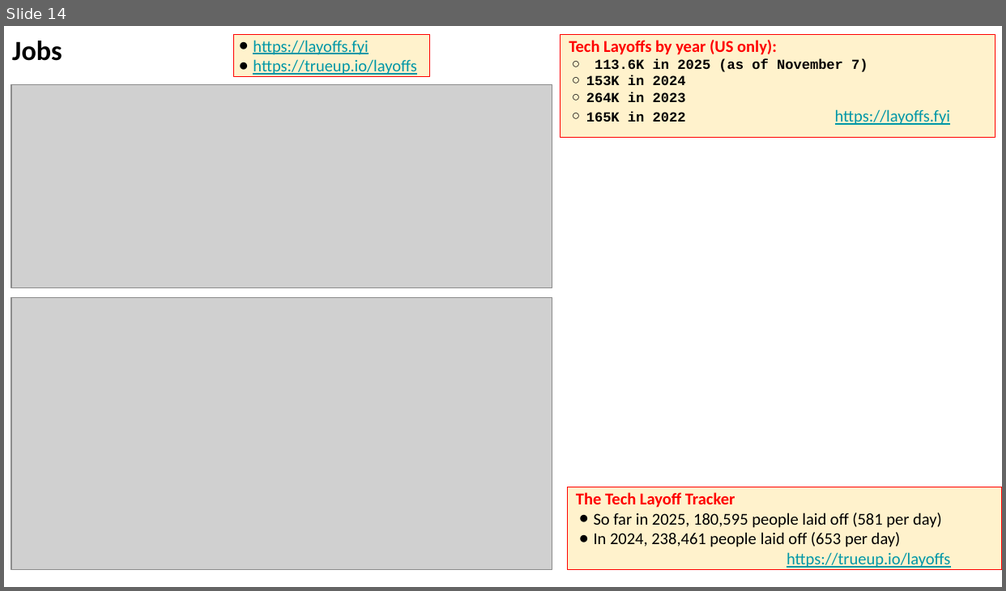
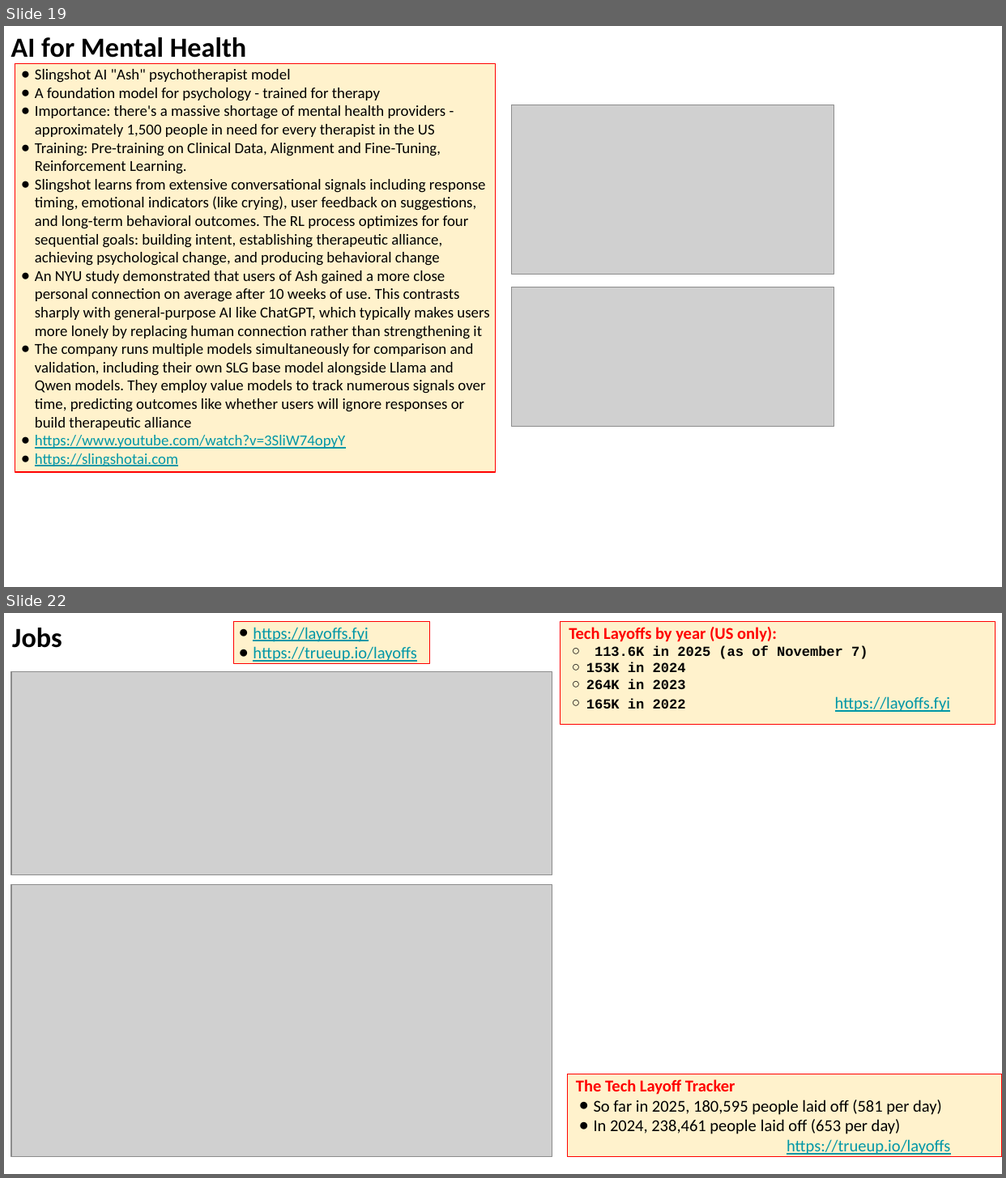
Before and after one commit to lselector/seminar, a slide deck: 2025/2025-11-14-AI-Updates.pptx. Shown one above the other, each under a label of ours: slide 14 before the commit, slides 19 and 22 after it; the slides between them are not shown. The pictures are 1006x591 and 1006x1178 pixels, drawn with LibreOffice and Linux fonts; fonts in the diff are those of the drawing; grey boxes stand for pictures. Boxes give left, top, right and bottom in pixels: in the first picture for what was removed or moved away, otherwise in the second. Text is boxed around its words. In the diff, an @@ line names an element or a change of style, - is before the commit and + after.

```diff
--- a/2025/2025-11-14-AI-Updates.pptx
+++ b/2025/2025-11-14-AI-Updates.pptx
@@ slide 19 added at box(4, 26, 1002, 587), background #FFFFFF @@
@@ text added at box(11, 37, 246, 64), 20 pt, text #000000, bold @@
+AI for Mental Health
@@ rectangle added at box(15, 64, 495, 472), fill #FFF2CC, outline #FF0000 0.75 pt, 11 pt, text #000000 @@
+● Slingshot AI "Ash" psychotherapist model
+● A foundation model for psychology - trained for therapy
+● Importance: there's a massive shortage of mental health providers - approximately 1,500 people in need for every therapist in the US
+● Training: Pre-training on Clinical Data, Alignment and Fine-Tuning, Reinforcement Learning.
+● Slingshot learns from extensive conversational signals including response timing, emotional indicators (like crying), user feedback on suggestions, and long-term behavioral outcomes. The RL process optimizes for four sequential goals: building intent, establishing therapeutic alliance, achieving psychological change, and producing behavioral change
+● An NYU study demonstrated that users of Ash gained a more close personal connection on average after 10 weeks of use. This contrasts sharply with general-purpose AI like ChatGPT, which typically makes users more lonely by replacing human connection rather than strengthening it
+● The company runs multiple models simultaneously for comparison and validation, including their own SLG base model alongside Llama and Qwen models. They employ value models to track numerous signals over time, predicting outcomes like whether users will ignore responses or build therapeutic alliance
+● https://www.youtube.com/watch?v=3SliW74opyY
+● https://slingshotai.com
@@ picture added at box(512, 105, 834, 275) @@
@@ picture added at box(512, 288, 834, 427) @@
@@ what was slide 14 is now slide 22 @@
```
Also in this commit, not shown: 5 slides changed, 8 other slides added, 1 slide removed.
